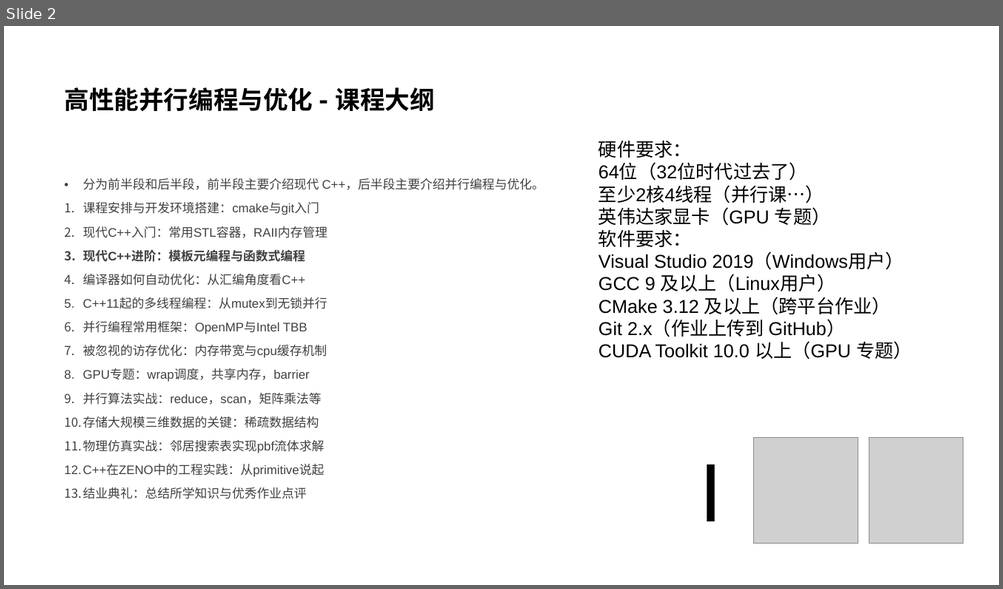
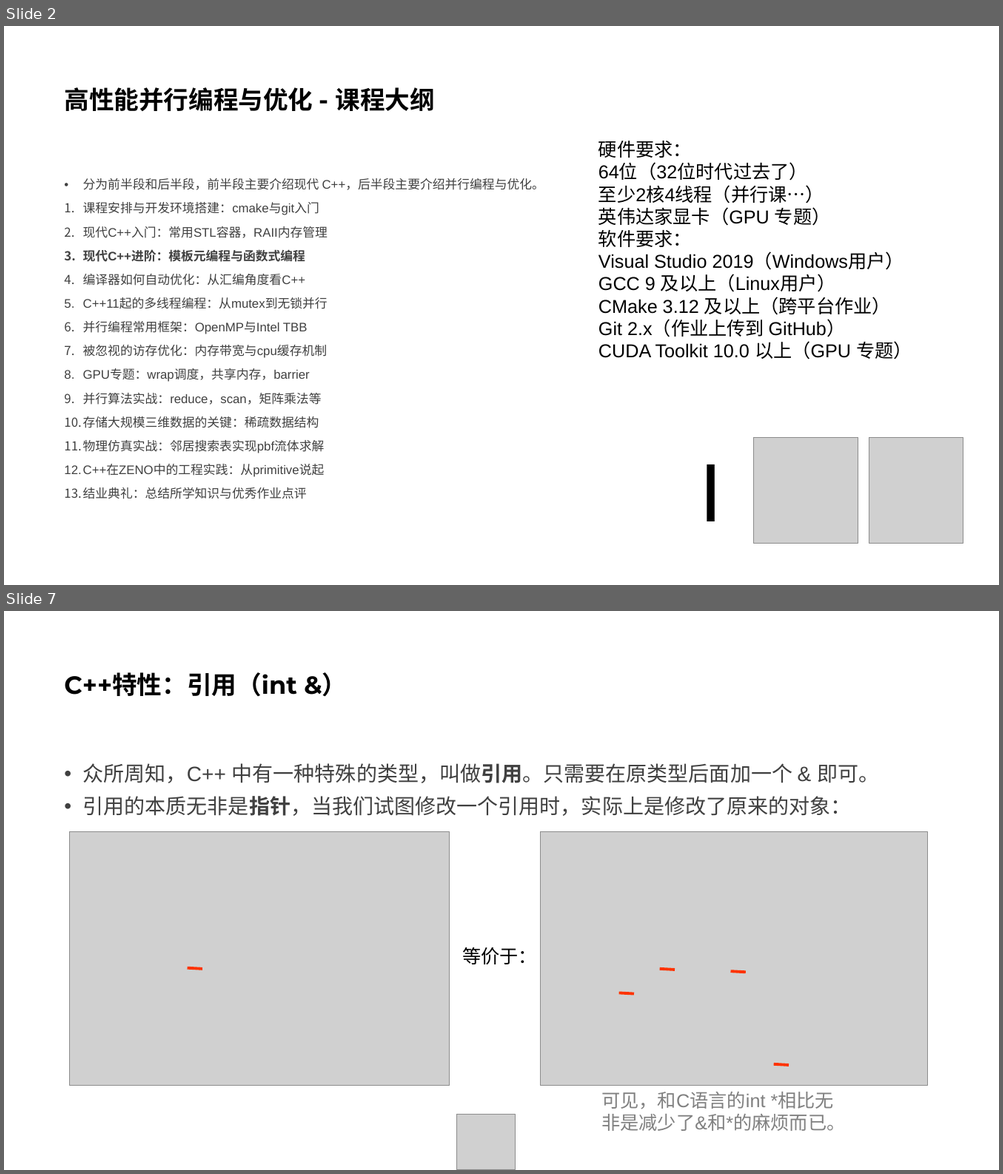
Before and after one commit to parallel101/course, a slide deck: 03/slides.pptx. Shown one above the other, each under a label of ours: slide 2 before the commit, slides 2 and 7 after it; the slides between them are not shown. The pictures are 1003x589 and 1003x1174 pixels, drawn with LibreOffice and Linux fonts; fonts in the diff are those of the drawing; grey boxes stand for pictures; background and template pictures are left out. Boxes give left, top, right and bottom in pixels: in the first picture for what was removed or moved away, otherwise in the second. Text is boxed around its words. In the diff, an @@ line names an element or a change of style, - is before the commit and + after.

Commit message:
update slides

```diff
--- a/03/slides.pptx
+++ b/03/slides.pptx
@@ slide 7 added at [4, 611, 999, 1170], background #FFFFFF @@
@@ title added at [64, 672, 296, 696], 24 pt, text #000000, bold @@
+C++特性：引用（int &）
@@ text added at [83, 763, 879, 816], 20 pt, text #404040 @@
+• 众所周知，C++ 中有一种特殊的类型，叫做引用。只需要在原类型后面加一个 & 即可。
+• 引用的本质无非是指针，当我们试图修改一个引用时，实际上是修改了原来的对象：
@@ picture added at [70, 832, 449, 1086] @@
@@ picture added at [540, 832, 928, 1086] @@
@@ text added at [462, 948, 537, 965], 18 pt, text #000000 @@
+等价于：
@@ line added from (188, 968) to (202, 969), #FF3300 2.75 pt @@
@@ line added from (660, 969) to (674, 970), #FF3300 2.75 pt @@
@@ line added from (731, 971) to (745, 972), #FF3300 2.75 pt @@
@@ line added from (619, 993) to (634, 994), #FF3300 2.75 pt @@
@@ line added from (774, 1065) to (789, 1065), #FF3300 2.75 pt @@
@@ text added at [601, 1092, 845, 1131], 18 pt, text #808080 @@
+可见，和C语言的int *相比无非是减少了&和*的麻烦而已。
@@ picture added at [457, 1116, 515, 1170] @@
```
Also in this commit, not shown: 11 other slides added, 1 slide removed, 12 other files.
